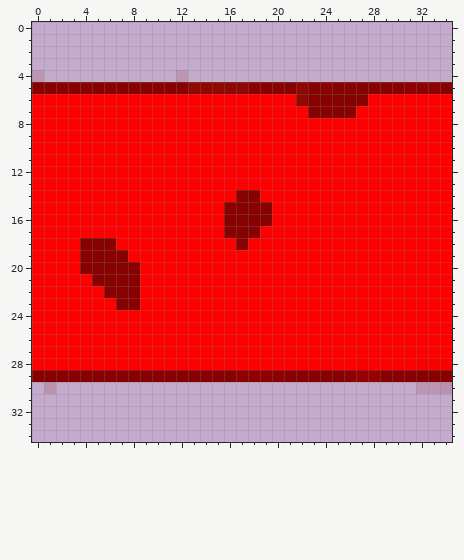
Two versions of one pixel-art sprite, img/png/snakes/red/snakeboi-body.png. Above, as it was before the edit.
The file is 35x35 pixels. Pixels under 10% opacity are left out. Colours within 5 levels of each other are drawn and written as one.
And afterwards:
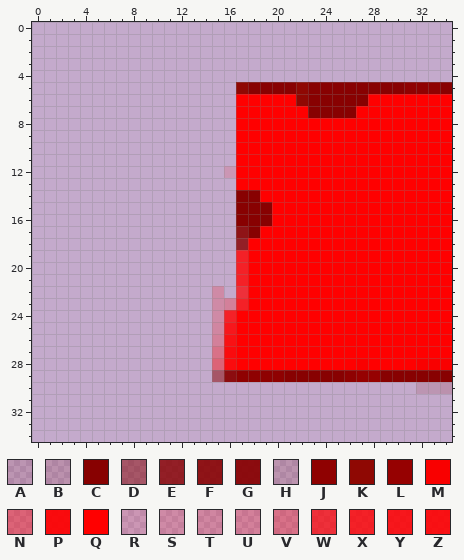
Palette (. is transparent): A #87050221  B #87050227  C #880101  D #8801017f  E #880101d1  F #880101e3  G #880101ee  H #870d0326  J #8f0101  K #8f0803  L #960101  M #f90000  N #fe00006a  P #fe0000ee  Q #ff0000  R #ff00001e  S #ff000030  T #ff000036  U #ff00003f  V #ff000055  W #ff0000b7  X #ff0000ce  Y #ff0000dc  Z #ff0000e6
Difference:
@@ x 0..19 @@
  3 ....................
- 4 A...........A.......
- 5 CCCCCCCCCCCCCKKKKKCC
- 6 QQQQQQQQQQQQQQQQQQQQ
- 7 QQQQQQQQQQQQQQQQQQQQ
- 8 QQQQQQQQQQQQQQQQQQQQ
- 9 QQQQQQQQQQQQQQQQQQQQ
-10 QQQQQQQQQQQQQQQQQQQQ
-11 QQQQQQQQQQQQQQQQQQQQ
-12 QQQQQQQQQQQQQQQQQQQQ
-13 QQQQQQQQQQQQQQQQQQQQ
-14 QQQQQQQQQQQQQQQQQCCQ
-15 QQQQQQQQQQQQQQQQCCCC
-16 QQQQQQQQQQQQQQQQCCCC
-17 QQQQQQQQQQQQQQQQCCCQ
-18 QQQQCCCQQQQQQQQQQCQQ
-19 QQQQCCCCQQQQQQQQQQQQ
-20 QQQQCCCCCQQQQQQQQQQQ
-21 QQQQQCCCCQQQQQQQQQQQ
-22 QQQQQQCCCQQQQQQQQQQQ
-23 QQQQQQQCCQQQQQQQQQQQ
-24 QQQQQQQQQQQQQQQQQQQQ
-25 QQQQQQQQQQQQQQQQQQQQ
-26 QQQQQQQQQQQQQQQQQQQQ
-27 QQQQQQQQQQQQQQQQQQQQ
-28 QQQQQQQQQQQQQQQQQQQQ
-29 CCCCCCCCCCCCCCCCCJJJ
-30 .H..................
+ 4 ....................
+ 5 .................KCC
+ 6 .................QQQ
+ 7 .................QQQ
+ 8 .................QQQ
+ 9 .................QQQ
+10 .................QQQ
+11 .................QQQ
+12 ................RQQQ
+13 .................QQQ
+14 .................CCQ
+15 .................CCC
+16 .................CCC
+17 .................FCQ
+18 .................EQQ
+19 .................XQQ
+20 .................XQQ
+21 .................XQQ
+22 ...............S.WQQ
+23 ...............SUXQQ
+24 ...............SXQQQ
+25 ...............TYQQQ
+26 ...............UZQQQ
+27 ...............VPQQQ
+28 ...............NPQQQ
+29 ...............DGJJJ
+30 ....................
 31 ....................
Pixel boxes of the changes (left, top, right, bottom) in both pictures:
changed: (32, 70, 248, 394)
